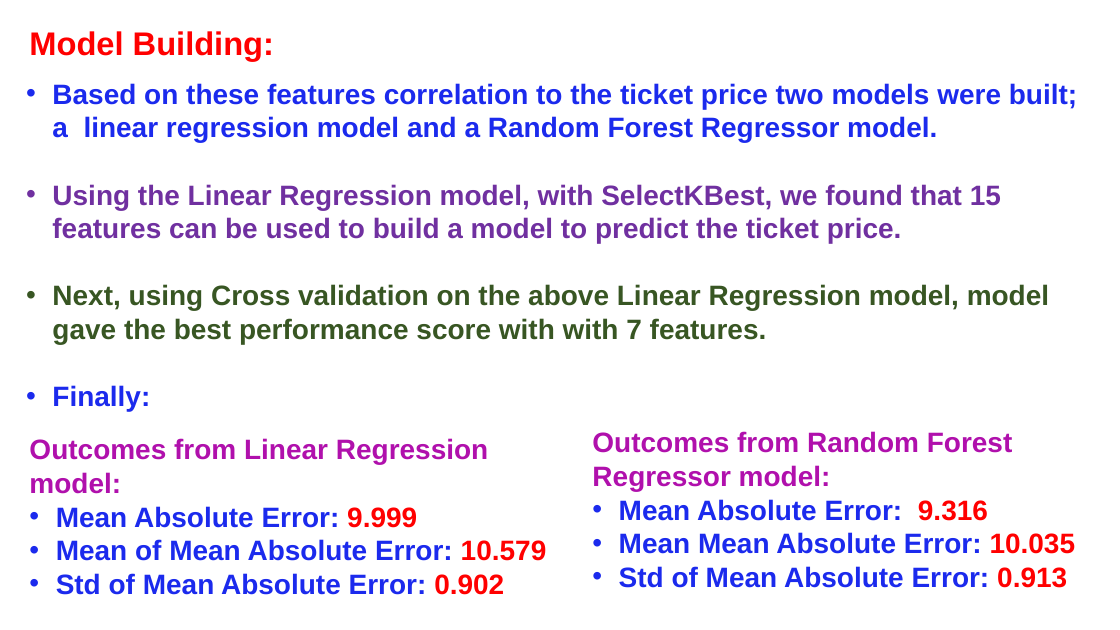
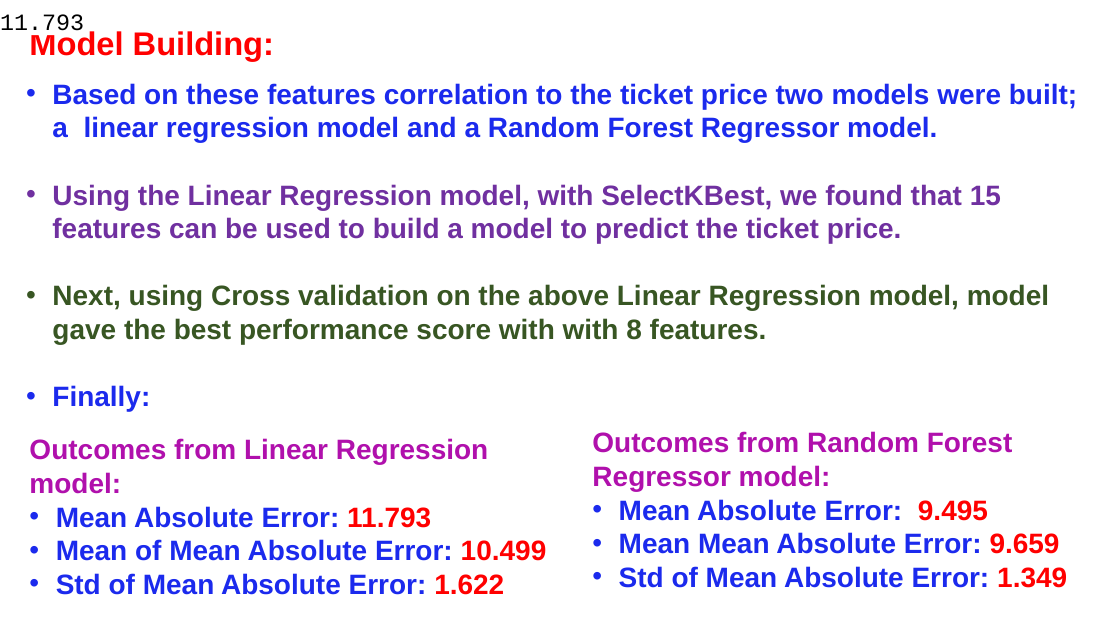
Before and after one commit to damayantinaik/DataScienceGuidedCapstone, a slide deck: slide 4 of Presentation_on_Big_Mountain_Resort.pptx. Drawn at 1120x630 pixels with LibreOffice and Linux fonts; fonts in the diff are those of the drawing. Boxes give left, top, right and bottom in pixels: in the first picture for what was removed or moved away, otherwise in the second. Text is boxed around its words. In the diff, an @@ line names an element or a change of style, - is before the commit and + after.

```diff
--- a/Presentation_on_Big_Mountain_Resort.pptx
+++ b/Presentation_on_Big_Mountain_Resort.pptx
@@ text added at (0, 14, 84, 37), 20 pt, text #000000 @@
+11.793
@@ text at (52, 284, 1049, 344): text changed @@
-• Next, using Cross validation on the above Linear Regression model, model gave the best performance score with with 7 features.
+• Next, using Cross validation on the above Linear Regression model, model gave the best performance score with with 8 features.
@@ text at (56, 506, 547, 595): text changed @@
-• Mean Absolute Error: 9.999
-• Mean of Mean Absolute Error: 10.579
-• Std of Mean Absolute Error: 0.902
+• Mean Absolute Error: 11.793
+• Mean of Mean Absolute Error: 10.499
+• Std of Mean Absolute Error: 1.622
@@ text at (619, 499, 1067, 588): text changed @@
-• Mean Absolute Error: 9.316
-• Mean Mean Absolute Error: 10.035
-• Std of Mean Absolute Error: 0.913
+• Mean Absolute Error: 9.495
+• Mean Mean Absolute Error: 9.659
+• Std of Mean Absolute Error: 1.349
```
Also in this commit, not shown: 4 other slides changed.
